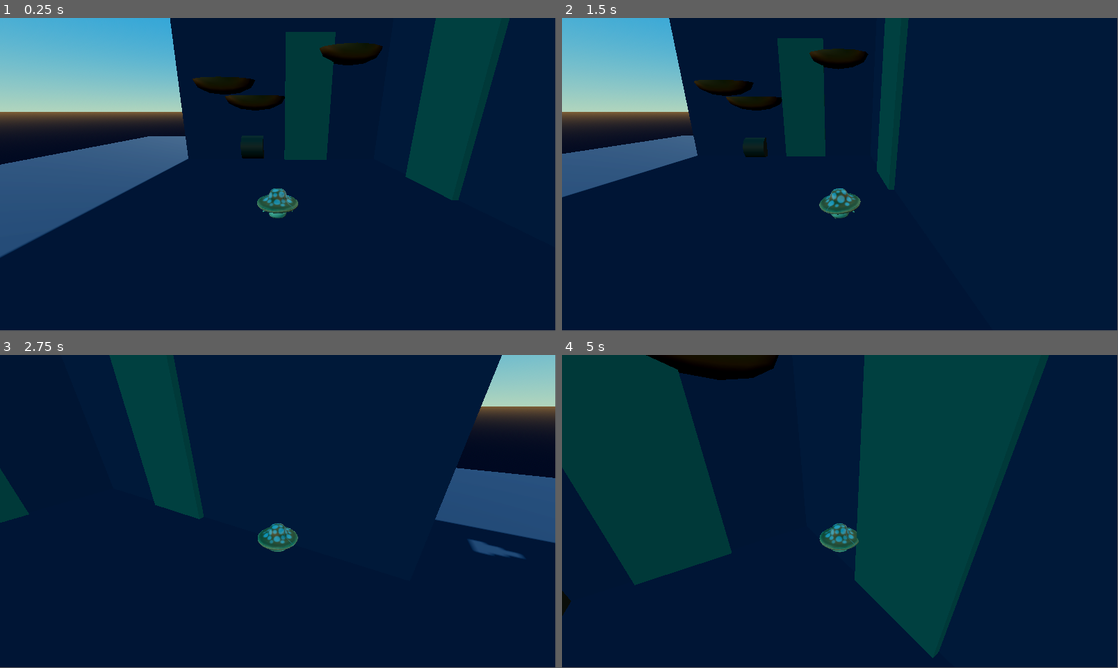
Above: before the commit, frames 1-4 (two rows, left to right).
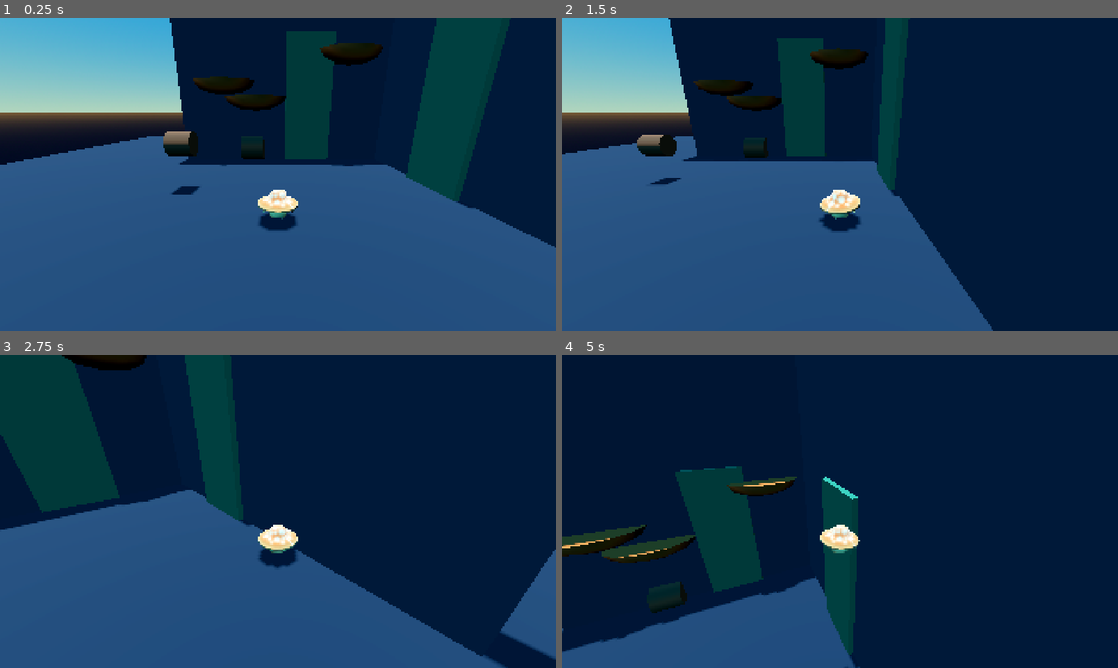
Above: after the commit, the same moments.

Repository: maliamae/GA110_MushroomLad_Godot
Game: Godot game, scene res://Scenes/mechanics_test_level.tscn
The game is run twice, just before and just after one commit, with the same random seed, the same clock (stepped at 60 frames per second) and the same inputs. Before the commit the project has no main scene; this scene is started directly in both runs.
Inputs (mouse positions are in pixels of both pictures, inside the frame that each line leads up to):
- Up to frame 1 (0.25 s): no input
- Up to frame 2 (1.5 s): tap Enter (ui_accept) at 0.5 s; move the mouse to (962, 158) at 0.52 s; hold D (move_right) 0.53-1.28 s; tap Shift (dash) at 0.6 s; tap Space (jump) at 0.77 s; move the mouse to (728, 190) at 1.27 s; hold S (move_backward) from 1.28 s (still down); click (728, 190) at 1.35 s
- Up to frame 3 (2.75 s): tap Space (jump) at 1.52 s; move the mouse to (289, 505) at 2.02 s; release S (move_backward) at 2.03 s; hold W (move_forward) from 2.03 s (still down); tap Shift (dash) at 2.1 s
- Up to frame 4 (5 s): keep holding W (move_forward); move the mouse to (834, 514) at 2.77 s; click (834, 514) at 2.85 s; tap Space (jump) at 3.02, 3.77, 4.52 s; move the mouse to (878, 514) at 3.52 s; tap Shift (dash) at 3.6 s; move the mouse to (795, 508) at 4.27 s; click (795, 508) at 4.35 s
In our replay, the window is 799x449 before the commit and 800x450 after it. These sizes can differ from the game's own. Grey fills any space a smaller window leaves; there, only what the larger window draws over its background counts as a difference.

The runs differ from the first frame. In frame 1, 45% of the frame differs, in the area x 0-100%, y 0-100%; in frame 2, 35%; in frame 3, 59%; in frame 4, 52%.
Error before the commit: Invalid assignment of property or key 'is_climbing' with value of type 'bool' on a base object of type 'null instance'. (res://Scripts/vine.gd:19)

Commit message:
class - audio

Diff:
--- a/Scenes/dungeon_level.tscn
+++ b/Scenes/dungeon_level.tscn
@@ -627,7 +627,7 @@
 transform = Transform3D(0.14072838, 0, 0.99004817, 0, 1, 0, -0.99004817, 0, 0.14072838, -8.25, 7.5, -11.5)
 
 [node name="shelf_mushroom10" parent="ShelfShrooms" unique_id=772303808 instance=ExtResource("11_1sn8i")]
-transform = Transform3D(0.9659258, 0, -0.25881904, 0, 1, 0, 0.25881904, 0, 0.9659258, 7.25, 5.625, -7.75)
+transform = Transform3D(0.9659258, 0, -0.25881904, 0, 1, 0, 0.25881904, 0, 0.9659258, 7.25, 5.5181384, -7.7887692)
 
 [node name="shelf_mushroom11" parent="ShelfShrooms" unique_id=807543054 instance=ExtResource("11_1sn8i")]
 transform = Transform3D(0.25881904, 0, 0.96592593, 0, 1, 0, -0.96592593, 0, 0.25881904, 8.125, 6, -8.625)
@@ -648,7 +648,6 @@
 transform = Transform3D(0.92314994, 0, -0.38444018, 0, 1, 0, 0.38444018, 0, 0.92314994, 6.2572656, 4.375, -13.378023)
 
 [node name="Barrels" type="Node3D" parent="." unique_id=983827985]
-metadata/_edit_group_ = true
 metadata/_edit_lock_ = true
 
 [node name="floating_platform" parent="Barrels" unique_id=1464046690 instance=ExtResource("8_khf8t")]
@@ -667,7 +666,7 @@
 transform = Transform3D(0.86602527, 0, 0.49999994, 0, 1, 0, -0.49999994, 0, 0.86602527, 1.625, 3, -16)
 
 [node name="floating_platform6" parent="Barrels" unique_id=262851677 instance=ExtResource("8_khf8t")]
-transform = Transform3D(0.70710665, 0, -0.70710665, 0, 1, 0, 0.70710665, 0, 0.70710665, 0.875, 3, -18.5)
+transform = Transform3D(0.70710665, 0, -0.70710665, 0, 1, 0, 0.70710665, 0, 0.70710665, 1.0352336, 3, -18.354113)
 
 [node name="Vines" type="Node3D" parent="." unique_id=355218416]
 metadata/_edit_group_ = true
--- /dev/null
+++ b/Scenes/game_over.tscn
@@ -0,0 +1,47 @@
+[gd_scene format=3 uid="uid://cnr87lgv2bakb"]
+
+[ext_resource type="Script" uid="uid://orxjkcfx3oso" path="res://Scripts/game_over.gd" id="1_ojehl"]
+
+[node name="game_over" type="Control" unique_id=1674449897]
+layout_mode = 3
+anchors_preset = 0
+offset_right = 40.0
+offset_bottom = 40.0
+script = ExtResource("1_ojehl")
+
+[node name="ColorRect" type="ColorRect" parent="." unique_id=912537149]
+layout_mode = 0
+offset_right = 1155.0
+offset_bottom = 656.0
+color = Color(0.14911404, 0.14911404, 0.14911404, 0.5294118)
+
+[node name="game_over_label" type="Label" parent="." unique_id=147529313]
+layout_mode = 0
+offset_left = 304.0
+offset_top = 128.0
+offset_right = 847.0
+offset_bottom = 265.0
+theme_override_font_sizes/font_size = 100
+text = "Game Over"
+
+[node name="main_menu_button" type="Button" parent="." unique_id=470271286]
+layout_mode = 0
+offset_left = 432.0
+offset_top = 360.0
+offset_right = 720.0
+offset_bottom = 405.0
+theme_override_font_sizes/font_size = 25
+text = "MAIN MENU
+"
+
+[node name="quit_button" type="Button" parent="." unique_id=277749804]
+layout_mode = 0
+offset_left = 432.0
+offset_top = 424.0
+offset_right = 720.0
+offset_bottom = 469.0
+theme_override_font_sizes/font_size = 25
+text = "QUIT"
+
+[connection signal="pressed" from="main_menu_button" to="." method="_on_main_menu_button_pressed"]
+[connection signal="pressed" from="quit_button" to="." method="_on_quit_button_pressed"]
--- /dev/null
+++ b/Scenes/main_menu.tscn
@@ -0,0 +1,60 @@
+[gd_scene format=3 uid="uid://yphwhgb1ynjb"]
+
+[ext_resource type="Script" uid="uid://tl1isypu5txu" path="res://Scripts/main_menu.gd" id="1_28flt"]
+
+[node name="main_menu" type="Control" unique_id=774331194]
+layout_mode = 3
+anchors_preset = 0
+offset_right = 40.0
+offset_bottom = 40.0
+script = ExtResource("1_28flt")
+
+[node name="ColorRect" type="ColorRect" parent="." unique_id=145337187]
+layout_mode = 1
+anchors_preset = -1
+anchor_right = 29.0
+anchor_bottom = 16.5
+offset_bottom = -6.1035156e-05
+grow_horizontal = 2
+grow_vertical = 2
+color = Color(0.28757003, 0.12619662, 0.029414628, 1)
+
+[node name="title_text" type="Label" parent="." unique_id=545278796]
+layout_mode = 1
+anchors_preset = -1
+anchor_right = 29.0
+anchor_bottom = 16.0
+offset_left = 192.0
+offset_top = 128.0
+offset_right = -200.92004
+offset_bottom = -375.0
+grow_horizontal = 2
+grow_vertical = 2
+theme_override_font_sizes/font_size = 100
+text = "Mushroom Lad"
+
+[node name="play_button" type="Button" parent="." unique_id=2120174561]
+layout_mode = 0
+offset_left = 448.0
+offset_top = 456.0
+offset_right = 712.0
+offset_bottom = 499.0
+theme_override_font_sizes/font_size = 25
+text = "PLAY"
+
+[node name="quit_button" type="Button" parent="." unique_id=1660117219]
+layout_mode = 1
+anchors_preset = -1
+anchor_right = 28.764002
+anchor_bottom = 16.137001
+offset_left = 448.0
+offset_top = 520.0
+offset_right = -438.56006
+offset_bottom = -82.48004
+grow_horizontal = 2
+grow_vertical = 0
+theme_override_font_sizes/font_size = 25
+text = "QUIT"
+
+[connection signal="pressed" from="play_button" to="." method="_on_play_button_pressed"]
+[connection signal="pressed" from="quit_button" to="." method="_on_quit_button_pressed"]
--- a/Scenes/mechanics_test_level.tscn
+++ b/Scenes/mechanics_test_level.tscn
@@ -5,6 +5,7 @@
 [ext_resource type="PackedScene" uid="uid://8n1w1udf5a6t" path="res://Scenes/shelf_mushroom.tscn" id="3_4i73x"]
 [ext_resource type="PackedScene" uid="uid://btvurkvmy7kf6" path="res://Scenes/vine.tscn" id="4_w55uq"]
 [ext_resource type="PackedScene" uid="uid://dixws230pxqm6" path="res://Scenes/floating_platform.tscn" id="5_ym3cn"]
+[ext_resource type="PackedScene" uid="uid://8wihs5b16fmd" path="res://Scenes/moveing_platform.tscn" id="6_4i73x"]
 
 [sub_resource type="ProceduralSkyMaterial" id="ProceduralSkyMaterial_in8hx"]
 sky_top_color = Color(0.08295094, 0.46121985, 0.7650066, 1)
@@ -37,7 +38,7 @@
 environment = SubResource("Environment_ehemk")
 
 [node name="DirectionalLight3D" type="DirectionalLight3D" parent="." unique_id=161346677]
-transform = Transform3D(-1, -4.770465e-08, 6.008869e-08, 2.08039e-09, 0.7660444, 0.6427877, -7.669456e-08, 0.6427877, -0.7660444, 0, 0, 0)
+transform = Transform3D(-1, -4.770465e-08, 6.008869e-08, 5.5702294e-08, 0.08715561, 0.9961947, -5.2760186e-08, 0.9961947, -0.08715561, 0, 0, 0)
 shadow_enabled = true
 
 [node name="Floor" type="StaticBody3D" parent="." unique_id=1663886829]
@@ -76,3 +77,10 @@
 
 [node name="floating_platform" parent="." unique_id=127285192 instance=ExtResource("5_ym3cn")]
 transform = Transform3D(1, 0, 0, 0, 1, 0, 0, 0, 1, -1.875, 0.5, -3)
+
+[node name="moveing_platform" parent="." unique_id=2074958095 instance=ExtResource("6_4i73x")]
+transform = Transform3D(1, 0, 0, 0, 1, 0, 0, 0, 1, -3, 1, 0)
+position_a = Vector3(-3, 1, 0)
+position_b = Vector3(-3, 0.5, 0)
+move_duration = 5.0
+pause_duration = 0.25
--- /dev/null
+++ b/Scenes/moveing_platform.tscn
@@ -0,0 +1,65 @@
+[gd_scene format=3 uid="uid://8wihs5b16fmd"]
+
+[ext_resource type="Material" uid="uid://t4bwjlcnbqm4" path="res://Resources/MAT_barrel.tres" id="1_31na4"]
+[ext_resource type="Script" uid="uid://b6u53mraff3rh" path="res://Scripts/moveing_platform.gd" id="1_mkkem"]
+
+[sub_resource type="CylinderMesh" id="CylinderMesh_mkkem"]
+material = ExtResource("1_31na4")
+top_radius = 0.25
+bottom_radius = 0.25
+height = 0.5
+
+[sub_resource type="CylinderShape3D" id="CylinderShape3D_o2gj8"]
+height = 0.5
+radius = 0.25
+
+[sub_resource type="Animation" id="Animation_mkkem"]
+length = 0.001
+tracks/0/type = "value"
+tracks/0/imported = false
+tracks/0/enabled = true
+tracks/0/path = NodePath(".:rotation")
+tracks/0/interp = 1
+tracks/0/loop_wrap = true
+tracks/0/keys = {
+"times": PackedFloat32Array(0),
+"transitions": PackedFloat32Array(1),
+"update": 0,
+"values": [Vector3(0, 0, 0)]
+}
+
+[sub_resource type="Animation" id="Animation_o2gj8"]
+resource_name = "rotate"
+length = 5.0
+tracks/0/type = "value"
+tracks/0/imported = false
+tracks/0/enabled = true
+tracks/0/path = NodePath(".:rotation")
+tracks/0/interp = 1
+tracks/0/loop_wrap = true
+tracks/0/keys = {
+"times": PackedFloat32Array(0, 5),
+"transitions": PackedFloat32Array(1, 1),
+"update": 0,
+"values": [Vector3(0, 0, 0), Vector3(0, 6.2831855, 0)]
+}
+
+[sub_resource type="AnimationLibrary" id="AnimationLibrary_xwtbv"]
+_data = {
+&"RESET": SubResource("Animation_mkkem"),
+&"rotate": SubResource("Animation_o2gj8")
+}
+
+[node name="moving_platform" type="AnimatableBody3D" unique_id=2074958095]
+script = ExtResource("1_mkkem")
+
+[node name="MeshInstance3D" type="MeshInstance3D" parent="." unique_id=1843450960]
+transform = Transform3D(-4.371139e-08, 1, 0, -1, -4.371139e-08, 0, 0, 0, 1, 0, 0, 0)
+mesh = SubResource("CylinderMesh_mkkem")
+
+[node name="CollisionShape3D" type="CollisionShape3D" parent="." unique_id=1086155521]
+transform = Transform3D(-4.371139e-08, 1, 0, -1, -4.371139e-08, 0, 0, 0, 1, 0, 0, 0)
+shape = SubResource("CylinderShape3D_o2gj8")
+
+[node name="AnimationPlayer" type="AnimationPlayer" parent="." unique_id=339201397]
+libraries/ = SubResource("AnimationLibrary_xwtbv")
--- /dev/null
+++ b/Scenes/sound_manager.tscn
@@ -0,0 +1,12 @@
+[gd_scene format=3 uid="uid://dheqr0ryvsftk"]
+
+[ext_resource type="Script" uid="uid://dekmejk5jb36o" path="res://Scripts/sound_manager.gd" id="1_32i44"]
+[ext_resource type="AudioStream" uid="uid://c3yi6rdw321bs" path="res://Assets/Audio/freesound_community-chime-sound-7143 (1).mp3" id="2_25ke0"]
+
+[node name="SoundManager" type="Node" unique_id=265257526]
+script = ExtResource("1_32i44")
+
+[node name="OrbSound" type="AudioStreamPlayer" parent="." unique_id=1279200564]
+stream = ExtResource("2_25ke0")
+
+[node name="MusicPlayer" type="AudioStreamPlayer" parent="." unique_id=1954951450]
--- /dev/null
+++ b/Scenes/transition_scene.tscn
@@ -0,0 +1,71 @@
+[gd_scene format=3 uid="uid://bngxtjajasqsp"]
+
+[ext_resource type="Script" uid="uid://dutgnsru6q8fs" path="res://Scripts/transition_scene.gd" id="1_72rgs"]
+
+[sub_resource type="Animation" id="Animation_dk6jx"]
+length = 0.001
+tracks/0/type = "value"
+tracks/0/imported = false
+tracks/0/enabled = true
+tracks/0/path = NodePath("ColorRect:color")
+tracks/0/interp = 1
+tracks/0/loop_wrap = true
+tracks/0/keys = {
+"times": PackedFloat32Array(0),
+"transitions": PackedFloat32Array(1),
+"update": 0,
+"values": [Color(0, 0, 0, 0)]
+}
+
+[sub_resource type="Animation" id="Animation_72rgs"]
+resource_name = "fade_in"
+tracks/0/type = "value"
+tracks/0/imported = false
+tracks/0/enabled = true
+tracks/0/path = NodePath("ColorRect:color")
+tracks/0/interp = 1
+tracks/0/loop_wrap = true
+tracks/0/keys = {
+"times": PackedFloat32Array(0, 0.9000001),
+"transitions": PackedFloat32Array(1, 1),
+"update": 0,
+"values": [Color(0, 0, 0, 1), Color(0, 0, 0, 0)]
+}
+
+[sub_resource type="Animation" id="Animation_ytrps"]
+resource_name = "fade_out"
+tracks/0/type = "value"
+tracks/0/imported = false
+tracks/0/enabled = true
+tracks/0/path = NodePath("ColorRect:color")
+tracks/0/interp = 1
+tracks/0/loop_wrap = true
+tracks/0/keys = {
+"times": PackedFloat32Array(0, 0.9),
+"transitions": PackedFloat32Array(1, 1),
+"update": 0,
+"values": [Color(0, 0, 0, 0), Color(0, 0, 0, 1)]
+}
+
+[sub_resource type="AnimationLibrary" id="AnimationLibrary_a7285"]
+_data = {
+&"RESET": SubResource("Animation_dk6jx"),
+&"fade_in": SubResource("Animation_72rgs"),
+&"fade_out": SubResource("Animation_ytrps")
+}
+
+[node name="transition_scene" type="CanvasLayer" unique_id=1841136906]
+script = ExtResource("1_72rgs")
+
+[node name="ColorRect" type="ColorRect" parent="." unique_id=465083786]
+offset_left = -8.0
+offset_top = -8.0
+offset_right = 1160.0
+offset_bottom = 656.0
+mouse_filter = 2
+color = Color(0, 0, 0, 0)
+
+[node name="AnimationPlayer" type="AnimationPlayer" parent="." unique_id=1014505637]
+libraries/ = SubResource("AnimationLibrary_a7285")
+
+[connection signal="animation_finished" from="AnimationPlayer" to="." method="_on_animation_player_animation_finished"]
--- a/Scripts/collectible_manager.gd
+++ b/Scripts/collectible_manager.gd
@@ -3,6 +3,7 @@
 enum CollectibleType {COIN, GEM, ORB}
 
 signal collectibles_updated
+signal collectible_added(type)
 
 var collectibles : Dictionary[int, int]={}
 #list to store collectibles collected since last checkpoint
@@ -29,6 +30,7 @@
 
 	#sends signal to UI
 	emit_signal("collectibles_updated")
+	emit_signal("collectible_added", type)
 
 func get_amount(type: CollectibleType)-> int:
 	#returns amount of collectible type
--- /dev/null
+++ b/Scripts/game_over.gd
@@ -0,0 +1,11 @@
+extends Control
+
+func _ready() -> void:
+	Input.mouse_mode = Input.MOUSE_MODE_VISIBLE
+
+
+func _on_main_menu_button_pressed() -> void:
+	get_tree().change_scene_to_file("res://Scenes/main_menu.tscn")
+
+func _on_quit_button_pressed() -> void:
+	get_tree().quit()
--- /dev/null
+++ b/Scripts/main_menu.gd
@@ -0,0 +1,16 @@
+extends Control
+
+
+func _ready() -> void:
+	Input.mouse_mode = Input.MOUSE_MODE_VISIBLE
+
+func _on_play_button_pressed() -> void:
+	Transition.fade_to_scene("res://Scenes/dungeon_level.tscn")
+	print("play transition")
+	#get_tree().change_scene_to_file("res://Scenes/dungeon_level.tscn")
+
+
+
+
+func _on_quit_button_pressed() -> void:
+	get_tree().quit()
--- /dev/null
+++ b/Scripts/moveing_platform.gd
@@ -0,0 +1,21 @@
+extends AnimatableBody3D
+
+@export var position_a := Vector3()
+@export var position_b := Vector3()
+
+@export var move_duration := 2.0
+@export var pause_duration := 1.0
+
+@onready var animation_player: AnimationPlayer = $AnimationPlayer
+
+
+# Called when the node enters the scene tree for the first time.
+func _ready() -> void:
+	move()
+
+func move():
+	var move_tween = create_tween()
+	move_tween.tween_property(self, "position", position_b, move_duration).set_delay(pause_duration)
+	move_tween.tween_property(self, "position", position_a, move_duration).set_delay(pause_duration)
+	await get_tree().create_timer(2 * move_duration + 2*pause_duration).timeout
+	move()
--- /dev/null
+++ b/Scripts/sound_manager.gd
@@ -0,0 +1,38 @@
+extends Node
+
+@onready var orb_sound: AudioStreamPlayer = $OrbSound
+@onready var music_player: AudioStreamPlayer = $MusicPlayer
+
+var main_menu_music = preload("res://Assets/Audio/dreams.ogg")
+var gameplay_music = preload("res://Assets/Audio/kim_lightyear_-_illusion (1).mp3")
+var game_over_music = preload("res://Assets/Audio/Kim Lightyear - My Little Castle (Loop) (1).mp3")
+
+# Called when the node enters the scene tree for the first time.
+func _ready() -> void:
+	CollectibleManager.collectible_added.connect(_on_collectible_sound)
+	Transition.scene_changed.connect(_on_scene_changed)
+
+	var current_scene = get_tree().current_scene.scene_file_path
+	_on_scene_changed(current_scene)
+
+func _on_collectible_sound(type):
+	match type:
+		CollectibleManager.CollectibleType.ORB:
+			orb_sound.play()
+
+func _on_scene_changed(scene_path):
+	match scene_path:
+		"res://Scenes/main_menu.tscn":
+			play_music(main_menu_music)
+		"res://Scenes/dungeon_level.tscn":
+			play_music(gameplay_music)
+		"res://Scenes/game_over.tscn":
+			play_music(game_over_music)
+
+func play_music(stream: AudioStream):
+	if music_player.stream == stream:
+		return
+
+	music_player.stop()
+	music_player.stream = stream
+	music_player.play()
--- /dev/null
+++ b/Scripts/transition_scene.gd
@@ -0,0 +1,27 @@
+extends CanvasLayer
+
+@onready var animation_player: AnimationPlayer = $AnimationPlayer
+
+var next_scene_path = ""
+
+signal scene_changed(scene_path)
+
+
+
+func fade_to_scene(scene_path):
+	next_scene_path = scene_path
+	#Hide HUD scene
+	#var hud = get_tree().get_first_node_in_group("hud")
+	#if hud:
+		#hud.visible = false
+	print("fading out")
+	animation_player.play("fade_out")
+
+
+
+func _on_animation_player_animation_finished(anim_name: StringName) -> void:
+	if anim_name == "fade_out":
+		await get_tree().create_timer(1.0).timeout #wait 1 sec
+		get_tree().change_scene_to_file(next_scene_path)
+		emit_signal("scene_changed", next_scene_path)
+		animation_player.play("fade_in")
--- a/Scripts/vine.gd
+++ b/Scripts/vine.gd
@@ -1,6 +1,6 @@
 extends Node3D
 
-@onready var player: CharacterBody3D = $"../../Player"
+#@onready var player: CharacterBody3D = $"../../Player"
 
 
 # Called when the node enters the scene tree for the first time.
@@ -16,8 +16,10 @@
 
 func _on_area_3d_body_entered(body: Node3D) -> void:
 	if body.name == "Player":
-		player.is_climbing = true
+		body.is_climbing = true
+		#player.is_climbing = true
 
 func _on_area_3d_body_exited(body: Node3D) -> void:
 	if body.name == "Player":
-		player.is_climbing = false
+		body.is_climbing = false
+		#player.is_climbing = false
--- a/project.godot
+++ b/project.godot
@@ -11,6 +11,7 @@
 [application]
 
 config/name="MK_GA110_MushroomLad_Github"
+run/main_scene="uid://yphwhgb1ynjb"
 config/features=PackedStringArray("4.6", "Forward Plus")
 config/icon="res://icon.svg"
 
@@ -18,6 +19,14 @@
 
 CollectibleManager="*uid://bn6gkuqjfpfp5"
 CheckpointManager="*uid://c1eiyc7sbs5tm"
+Transition="*uid://bngxtjajasqsp"
+SoundManager="*uid://dheqr0ryvsftk"
+
+[display]
+
+window/size/viewport_width=1920
+window/size/viewport_height=1080
+window/stretch/mode="canvas_items"
 
 [input]
 
Not shown, added: Assets/Audio/Kim Lightyear - My Little Castle (Loop) (1).mp3.import
Not shown, added: Assets/Audio/dreams.ogg.import
Not shown, added: Assets/Audio/freesound_community-chime-sound-7143 (1).mp3.import
Not shown, added: Assets/Audio/kim_lightyear_-_illusion (1).mp3.import
Not shown, added: Scripts/game_over.gd.uid
Not shown, added: Scripts/main_menu.gd.uid
Not shown, added: Scripts/moveing_platform.gd.uid
Not shown, added: Scripts/sound_manager.gd.uid
Not shown, added: Scripts/transition_scene.gd.uid
Not shown, added: Assets/Audio/Kim Lightyear - My Little Castle (Loop) (1).mp3
Not shown, added: Assets/Audio/dreams.ogg
Not shown, added: Assets/Audio/freesound_community-chime-sound-7143 (1).mp3
(and 1 more such lines)
